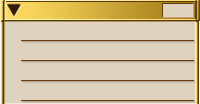
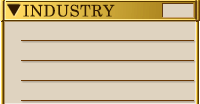
Two versions of the same layered image (200x104). Layer-by-layer changes:
added layer "INDUSTRY" above "Layer 2" over bbox(23, 4, 115, 17)
